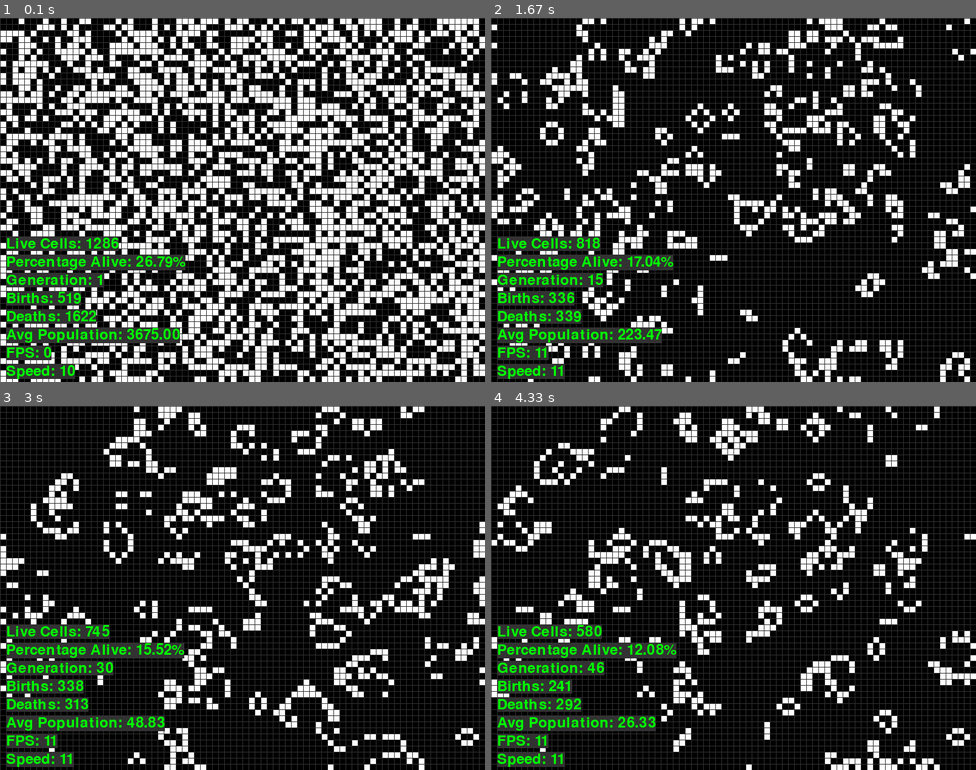
Above: before the commit, frames 1-4 (two rows, left to right).
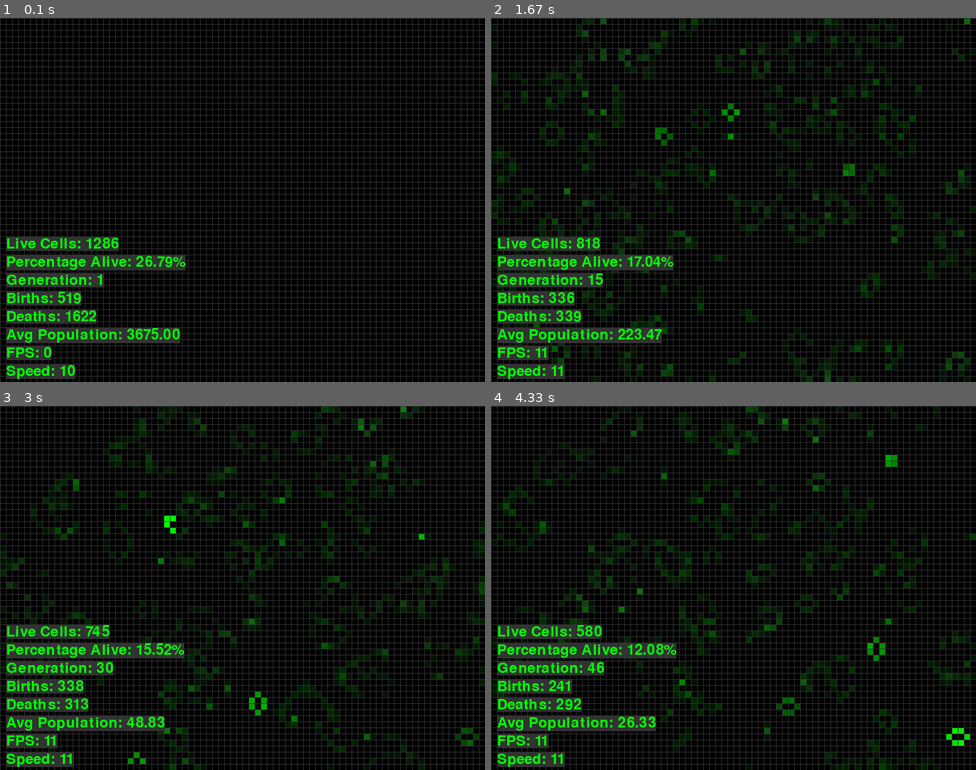
Above: after the commit, the same moments.

Repository: PawiX25/pygame-conways-game-of-life
Game: pygame game, started from game.py
Two runs of this game, one before a commit and one after it. Both use one fixed random seed, a clock stepped at 60 frames per second and the inputs below.
Inputs (mouse positions are in pixels of both pictures, inside the frame that each line leads up to):
- Up to frame 1 (0.1 s): no input
- Up to frame 2 (1.67 s): hold R 0.33-0.8 s; hold Up 0.33-0.8 s; move the mouse to (714, 214) at 0.37 s; hold Up 0.83-1.3 s; move the mouse to (879, 236) at 0.87 s; hold Down 1.33-1.63 s; move the mouse to (767, 170) at 1.37 s
- Up to frame 3 (3 s): hold Up 1.67-2.03 s; move the mouse to (223, 653) at 1.7 s; hold Down 2.07-2.43 s; move the mouse to (363, 467) at 2.1 s; hold Up 2.47-2.77 s; move the mouse to (281, 664) at 2.5 s; hold Down from 2.8 s (still down); move the mouse to (179, 613) at 2.83 s
- Up to frame 4 (4.33 s): release Down at 3.1 s; hold Up 3.13-3.5 s; move the mouse to (655, 449) at 3.17 s; hold Down 3.53-3.9 s; move the mouse to (578, 631) at 3.57 s; hold Up 3.93-4.23 s; move the mouse to (893, 471) at 3.97 s; hold Down from 4.27 s (still down); move the mouse to (738, 456) at 4.3 s

The runs differ from the first frame. In frame 1, 37% of the frame differs, in the area x 0-100%, y 0-100%; in frame 2, 13%; in frame 3, 11%; in frame 4, 10%.

Commit message:
Implement color change based on cell age

Diff:
--- a/game.py
+++ b/game.py
@@ -45,7 +45,7 @@
 TEXT_BG_COLOR = config["TEXT_BG_COLOR"]
 
 screen = pygame.display.set_mode((WIDTH, HEIGHT))
-pygame.display.set_caption('Conway\'s Game of Life')
+pygame.display.set_caption("Conway's Game of Life")
 
 clock = pygame.time.Clock()
 
@@ -53,6 +53,9 @@
 
 def initialize_grid():
     return np.random.randint(2, size=(GRID_WIDTH, GRID_HEIGHT))
+
+def initialize_age_grid():
+    return np.zeros((GRID_WIDTH, GRID_HEIGHT), dtype=int)
 
 def save_grid(grid, filename="saved_grid.json"):
     with open(filename, "w") as f:
@@ -80,10 +83,14 @@
             grid[x, y] = 1 if color == WHITE else 0
     return grid
 
-def draw_grid(grid):
+def draw_grid(grid, age_grid):
     for x in range(GRID_WIDTH):
         for y in range(GRID_HEIGHT):
-            color = WHITE if grid[x, y] == 1 else BLACK
+            if grid[x, y] == 1:
+                age = age_grid[x, y]
+                color = (0, min(255, age * 10), 0)  # Green color with intensity based on age
+            else:
+                color = BLACK
             pygame.draw.rect(screen, color, pygame.Rect(x * CELL_SIZE, y * CELL_SIZE, CELL_SIZE, CELL_SIZE))
 
 def draw_lines():
@@ -92,7 +99,7 @@
     for y in range(0, HEIGHT, CELL_SIZE):
         pygame.draw.line(screen, GRID_COLOR, (0, y), (WIDTH, y))
 
-def update_grid(grid):
+def update_grid(grid, age_grid):
     padded_grid = np.pad(grid, pad_width=1, mode='wrap')
     neighbor_sum = (
         padded_grid[:-2, :-2] + padded_grid[:-2, 1:-1] + padded_grid[:-2, 2:] +
@@ -104,7 +111,10 @@
     new_grid = np.copy(grid)
     new_grid[births] = 1
     new_grid[deaths] = 0
-    return new_grid, np.sum(births), np.sum(deaths)
+    age_grid[births] = 1
+    age_grid[deaths] = 0
+    age_grid[new_grid == 1] += 1
+    return new_grid, age_grid, np.sum(births), np.sum(deaths)
 
 def draw_statistics(grid, generation, births, deaths, avg_population, speed):
     live_cells = np.sum(grid)
@@ -158,6 +168,7 @@
 
 def main():
     grid = initialize_grid()
+    age_grid = initialize_age_grid()
     running = True
     pause = False
     show_grid_lines = True
@@ -177,6 +188,7 @@
                     pause = not pause
                 if event.key == pygame.K_r:
                     grid = initialize_grid()
+                    age_grid = initialize_age_grid()
                     generation = 0
                     total_population = np.sum(grid)
                     live_cells_history = []
@@ -225,12 +237,12 @@
                 total_population = np.sum(grid)
 
         screen.fill(BLACK)
-        draw_grid(grid)
+        draw_grid(grid, age_grid)
         if show_grid_lines:
             draw_lines()
 
         if not pause:
-            grid, births, deaths = update_grid(grid)
+            grid, age_grid, births, deaths = update_grid(grid, age_grid)
             generation += 1
             total_population += np.sum(grid)
             avg_population = total_population / generation if generation != 0 else 0
